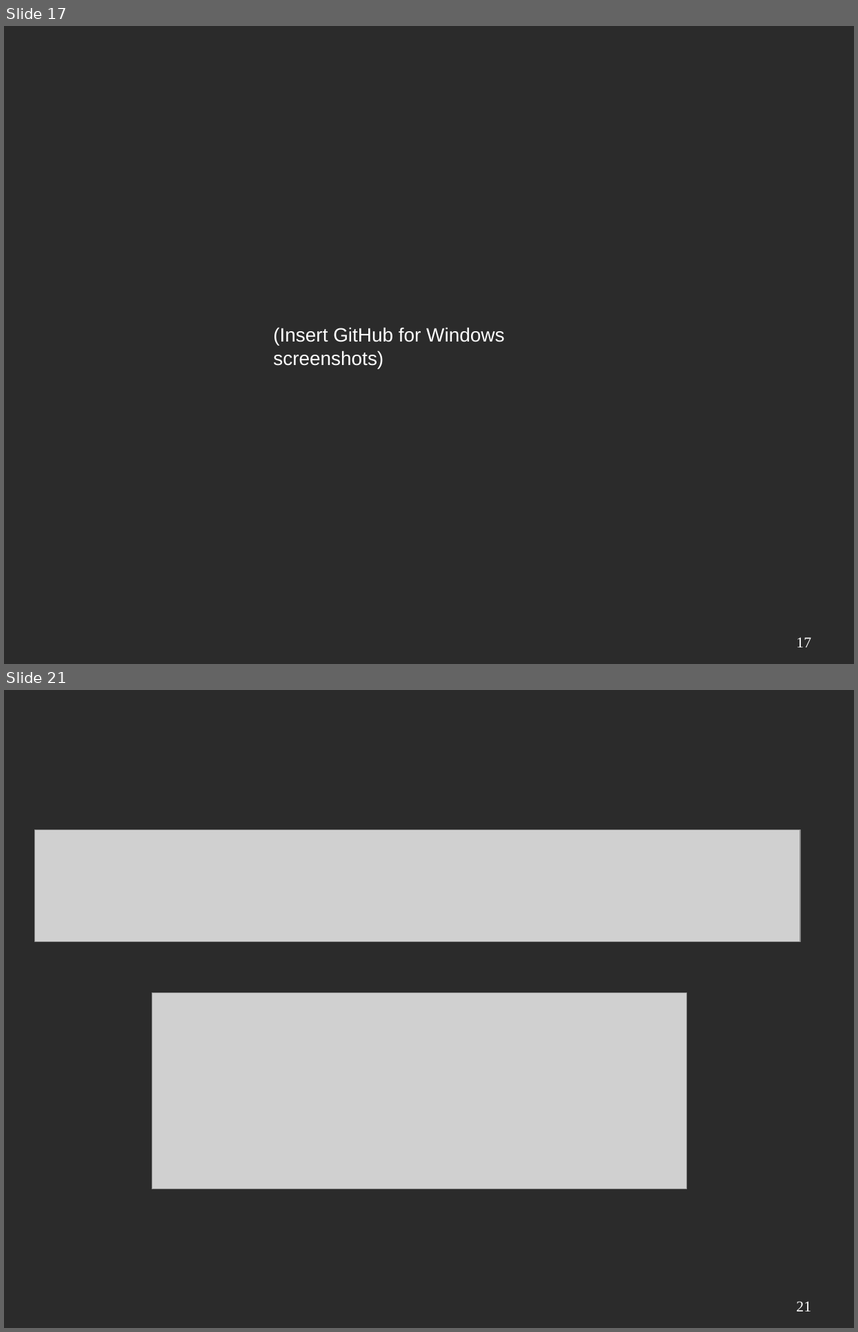
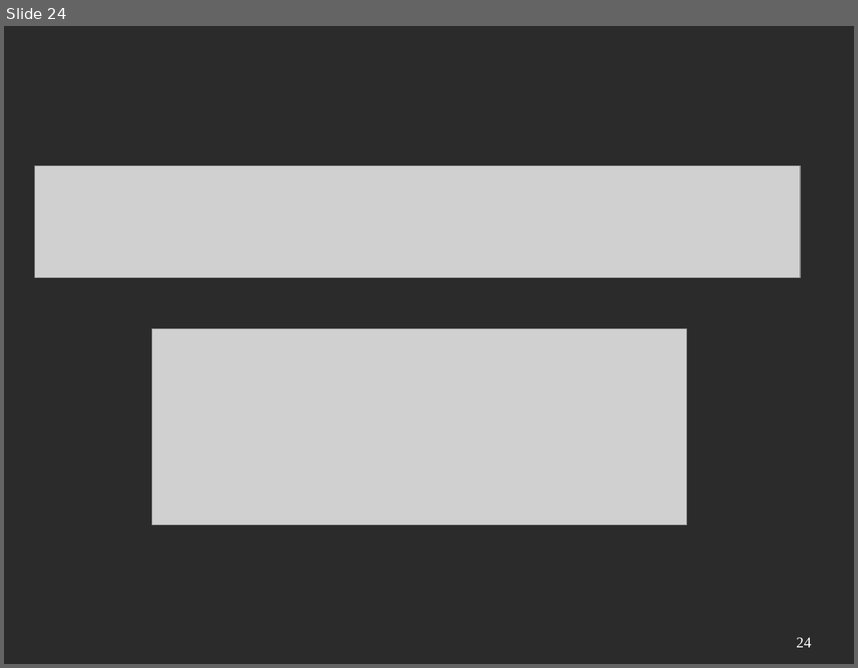
Before and after one commit to mactwist555/CPP-Course, a slide deck: Week 01/1 Setup - IDE and Source Control.odp. Shown one above the other, each under a label of ours: slides 17 and 21 before the commit, slide 24 after it; the slides between them are not shown. The pictures are 858x1332 and 858x668 pixels, drawn with LibreOffice and Linux fonts; fonts in the diff are those of the drawing; grey boxes stand for pictures; background and template pictures are left out; a plain dark background stands for a picture behind light text. Boxes give left, top, right and bottom in pixels: in the first picture for what was removed or moved away, otherwise in the second. Text is boxed around its words. In the diff, an @@ line names an element or a change of style, - is before the commit and + after.

Commit message:
Added Windows client screenshots to presentation

```diff
--- a/Week 01/1 Setup - IDE and Source Control.odp
+++ b/Week 01/1 Setup - IDE and Source Control.odp
@@ slide 17 removed at bbox=[4, 26, 854, 664], background picture (left out) @@
@@ text removed at bbox=[273, 327, 504, 368] @@
-(Insert GitHub for Windows screenshots)
@@ page number removed at bbox=[796, 637, 811, 647] @@
-17
@@ what was slide 21 is now slide 24 @@
@@ page number at bbox=[796, 637, 811, 647]: text changed @@
-21
+24
```
Also in this commit, not shown: 6 slides changed, 8 slides added, 1 other slide removed.
